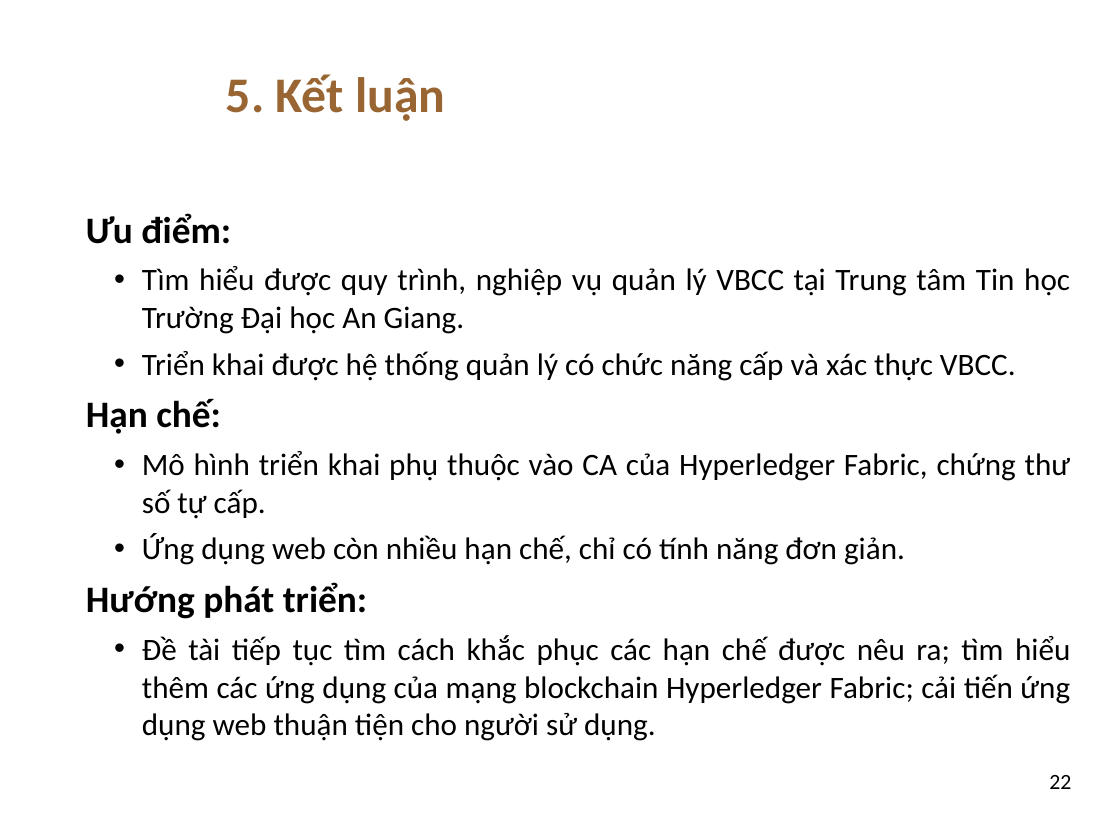
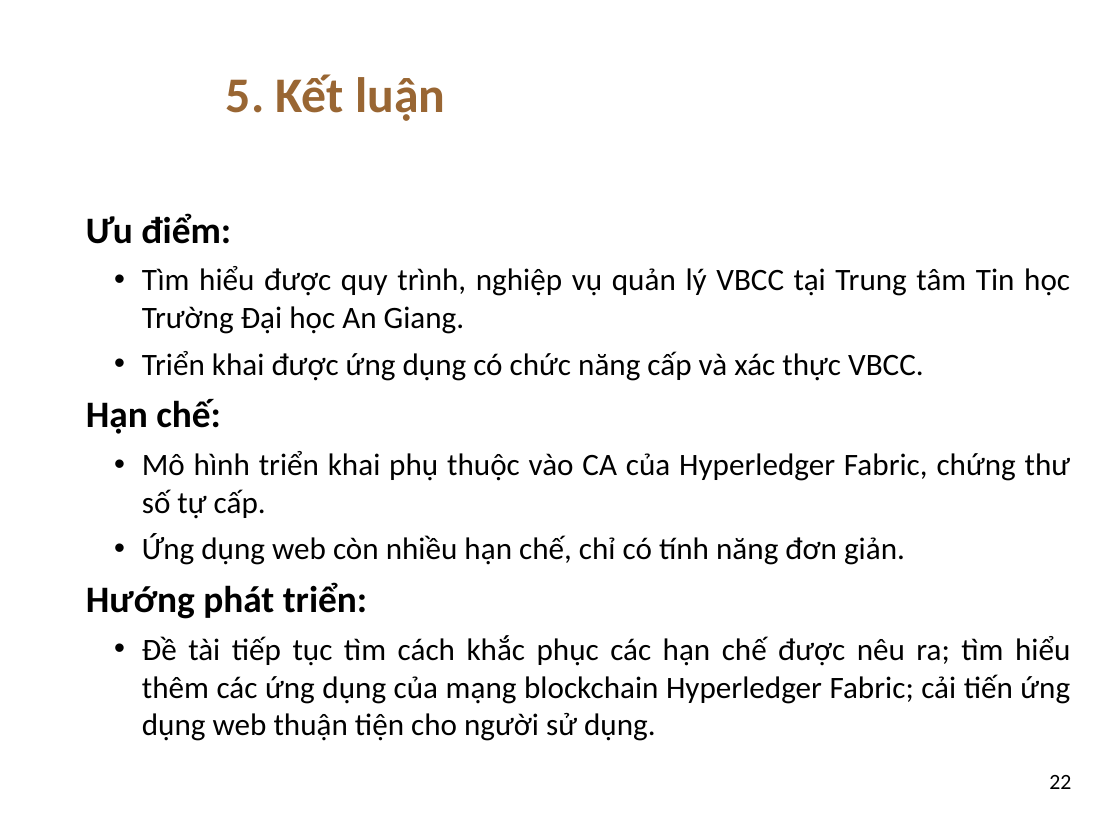
Before and after one commit to dtdungm/blockchain-vbcc, a slide deck: slide 22 of luan_van.pptx. Drawn at 1120x840 pixels with LibreOffice and Linux fonts; fonts in the diff are those of the drawing; background and template pictures are left out. Boxes give left, top, right and bottom in pixels: in the first picture for what was removed or moved away, otherwise in the second. Text is boxed around its words. In the diff, an @@ line names an element or a change of style, - is before the commit and + after.

```diff
--- a/luan_van.pptx
+++ b/luan_van.pptx
@@ text at bbox=[142, 351, 924, 381]: text changed @@
-• Triển khai được hệ thống quản lý có chức năng cấp và xác thực VBCC.
+• Triển khai được ứng dụng có chức năng cấp và xác thực VBCC.
```
Also in this commit, not shown: 2 other slides changed, 1 other file.
